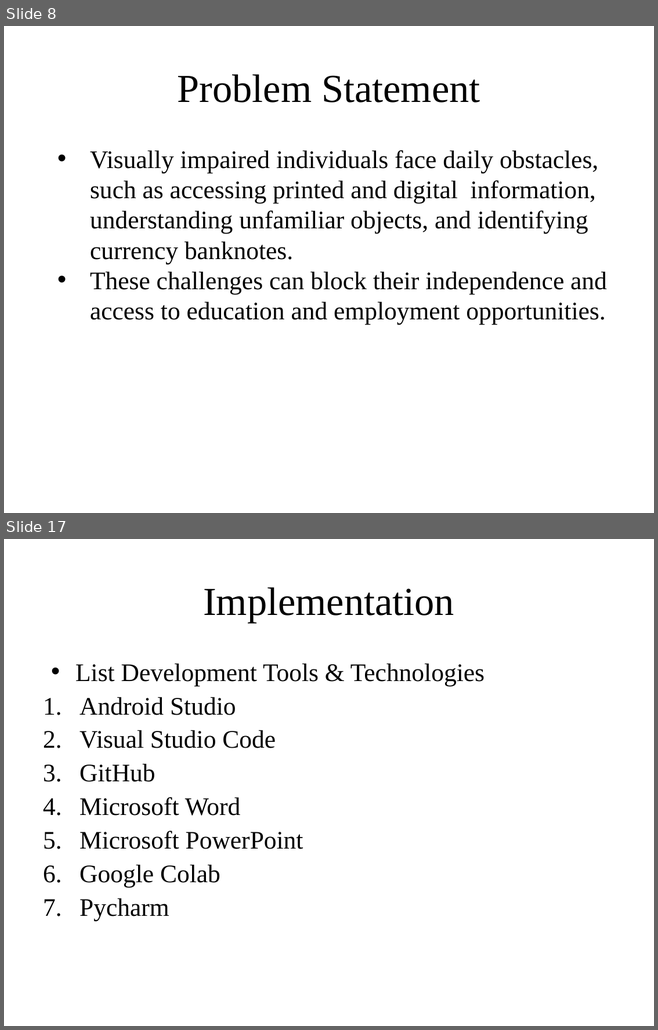
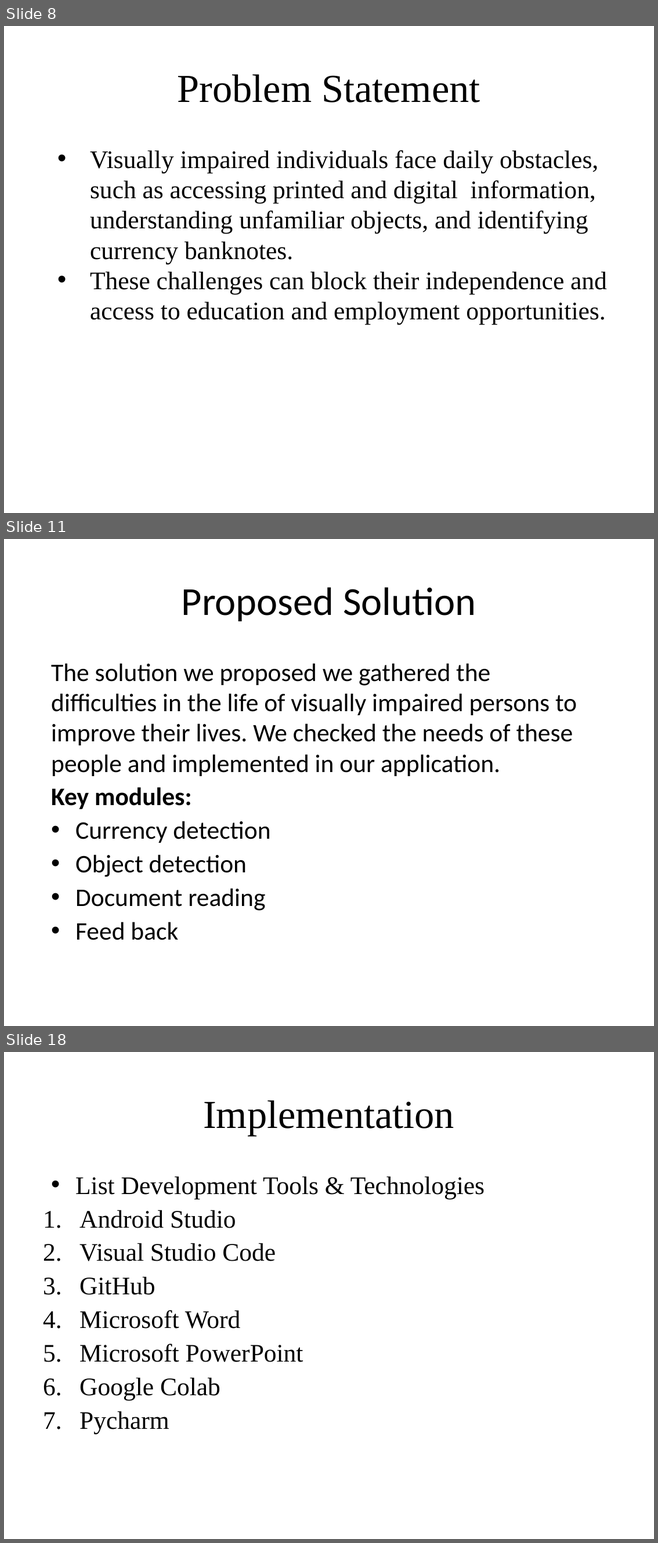
Before and after one commit to usama1123456789/AIEYEGUIDE_FYP1, a slide deck: 07.1 - FYP Presentation_SDP1 (2).pptx. Shown one above the other, each under a label of ours: slides 8 and 17 before the commit, slides 8, 11 and 18 after it; the slides between them are not shown. The pictures are 658x1030 and 658x1543 pixels, drawn with LibreOffice and Linux fonts; fonts in the diff are those of the drawing; background and template pictures are left out. Boxes give left, top, right and bottom in pixels: in the first picture for what was removed or moved away, otherwise in the second. Text is boxed around its words. In the diff, an @@ line names an element or a change of style, - is before the commit and + after.

```diff
--- a/07.1 - FYP Presentation_SDP1 (2).pptx
+++ b/07.1 - FYP Presentation_SDP1 (2).pptx
@@ slide 11 added at bbox=[4, 539, 654, 1026], background picture (left out) @@
@@ title added at bbox=[181, 587, 476, 621], 44 pt, text #000000 @@
+Proposed Solution
@@ text added at bbox=[51, 663, 576, 940], 28 pt, text #000000 @@
+The solution we proposed we gathered the difficulties in the life of visually impaired persons to improve their lives. We checked the needs of these people and implemented in our application.
+Key modules:
+• Currency detection
+• Object detection
+• Document reading
+• Feed back
@@ what was slide 17 is now slide 18 @@
```
Also in this commit, not shown: 4 slides changed, 9 other slides added, 17 slides removed.
